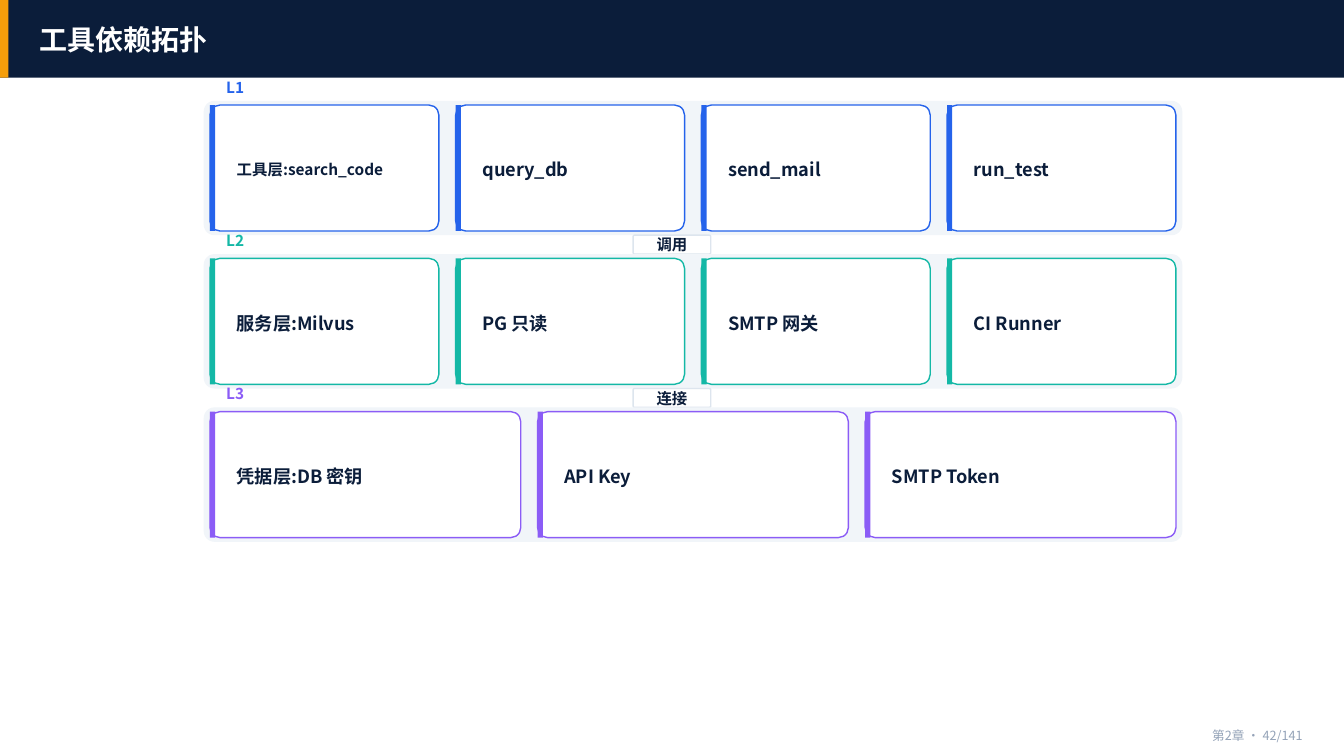
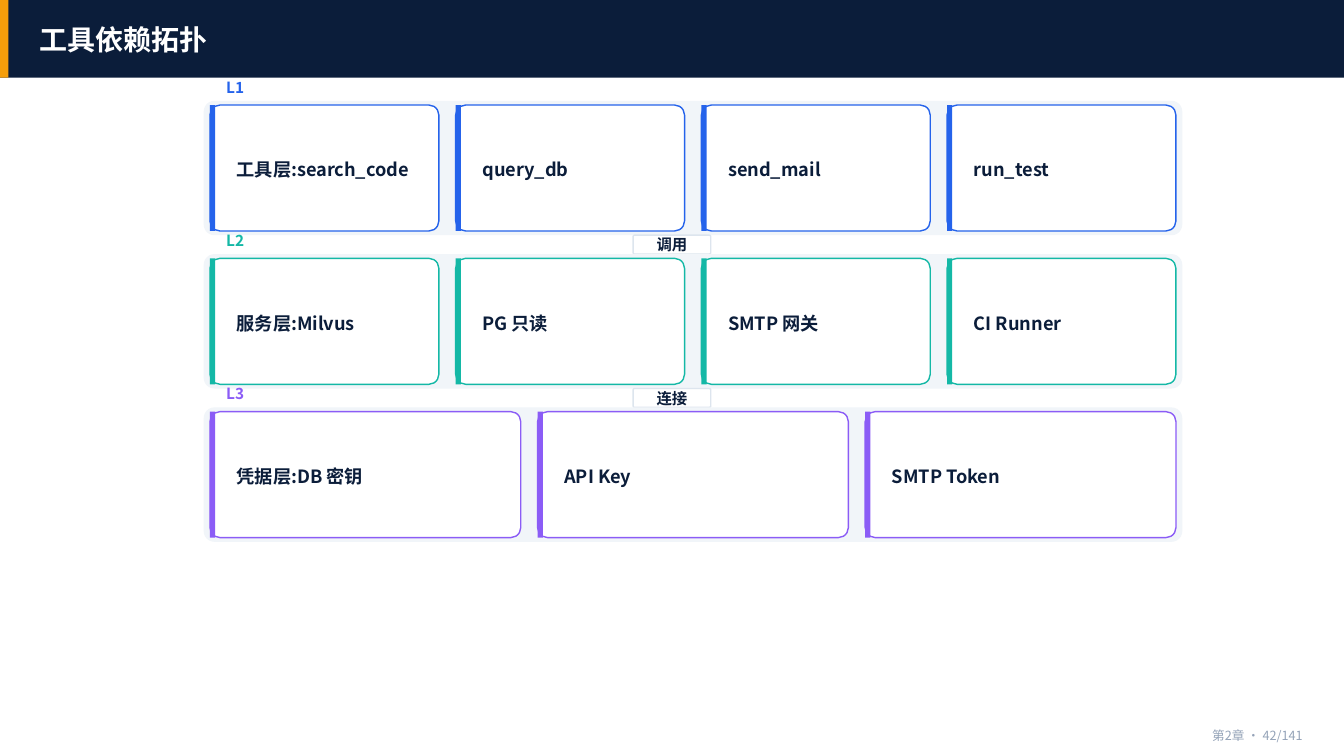
Before and after one commit to tianqiongenze/ai-agent-bootcamp-course, a slide deck: slide 42 of 03-课件PPT/第2章-Function Calling.pptx. Drawn at 1344x756 pixels with LibreOffice and Linux fonts; fonts in the diff are those of the drawing. Boxes give left, top, right and bottom in pixels: in the first picture for what was removed or moved away, otherwise in the second. Text is boxed around its words. In the diff, an @@ line names an element or a change of style, - is before the commit and + after.

```diff
--- a/03-课件PPT/第2章-Function Calling.pptx
+++ b/03-课件PPT/第2章-Function Calling.pptx
@@ text "工具层:search_code" at (x1=237, y1=161, x2=409, y2=179): size 11 to 13 pt @@
```
Also in this commit, not shown: 5 other slides changed, 37 other files.
